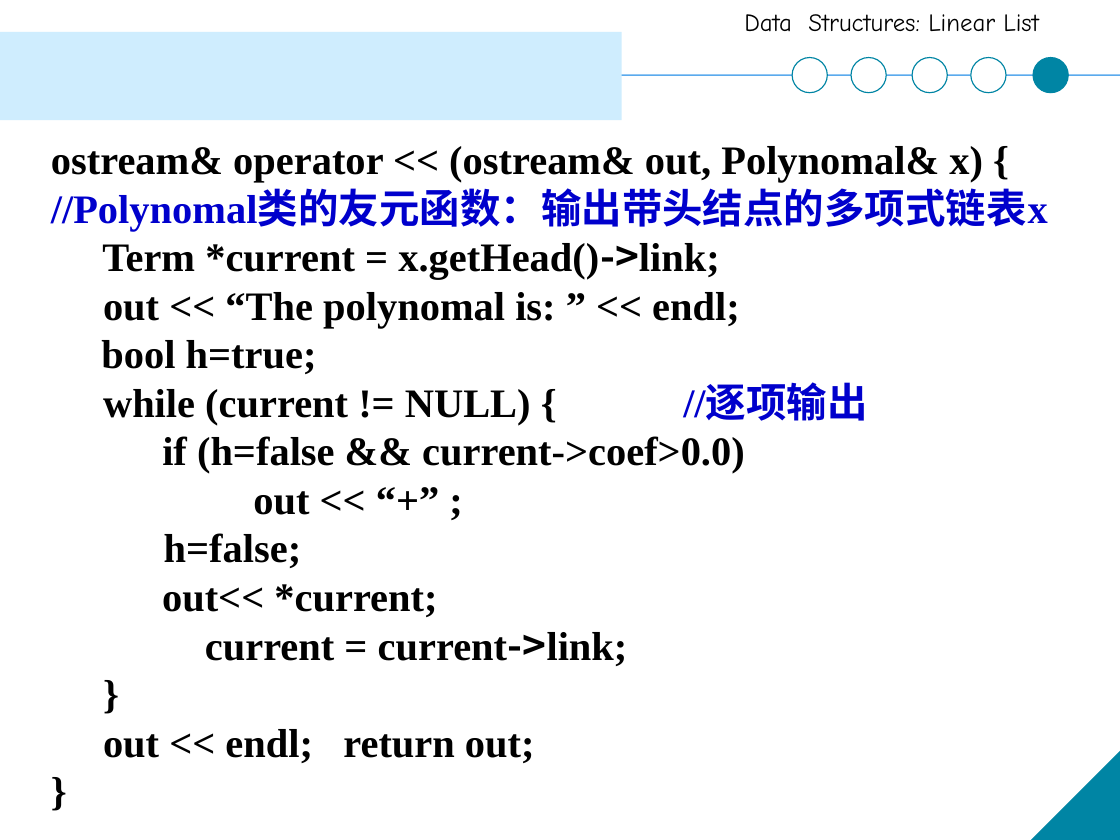
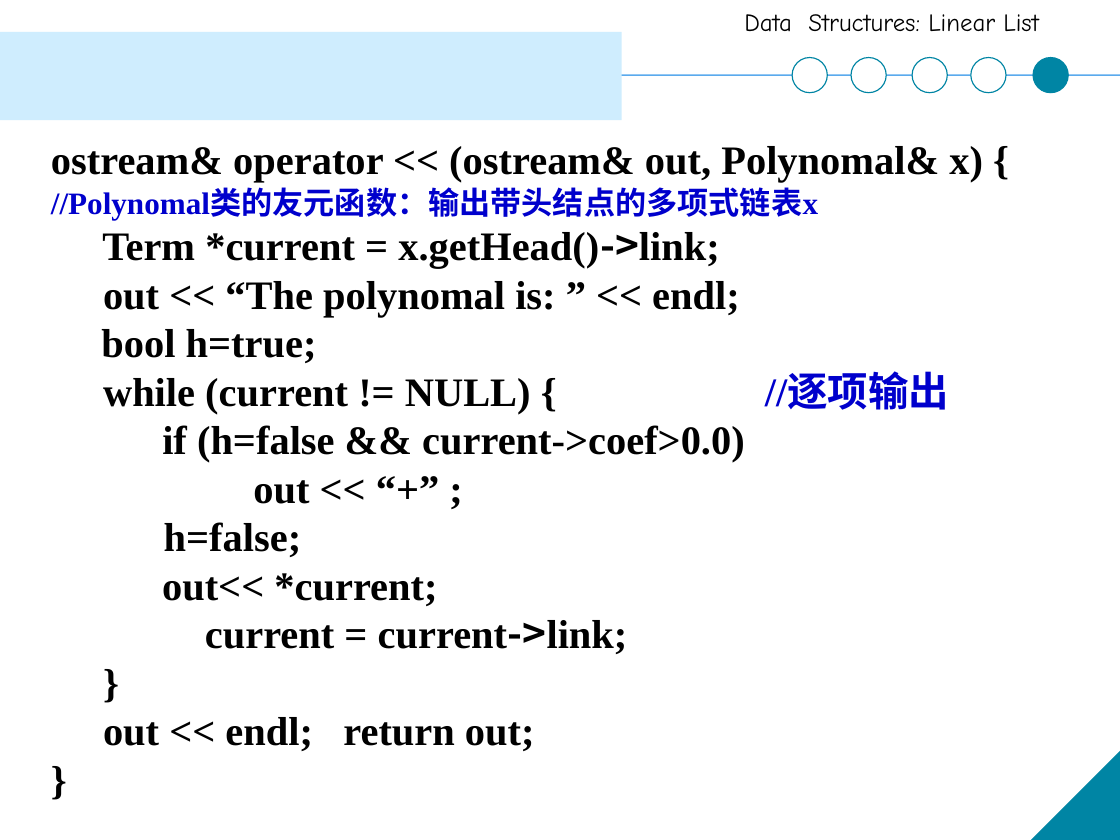
Before and after one commit to XinweiJiang/xinweijiang.github.io, a slide deck: slide 116 of course/ds-a/ds-a-ch2.pptx. Drawn at 1120x840 pixels with LibreOffice and Linux fonts; fonts in the diff are those of the drawing. Boxes give left, top, right and bottom in pixels: in the first picture for what was removed or moved away, otherwise in the second. Text is boxed around its words. In the diff, an @@ line names an element or a change of style, - is before the commit and + after.

```diff
--- a/course/ds-a/ds-a-ch2.pptx
+++ b/course/ds-a/ds-a-ch2.pptx
@@ text at <box>51,189,818,219</box>: size 26 to 20 pt in "//Polynomal类的友元函数：输出带头结点的多项式链表x" @@
```
Also in this commit, not shown: 17 other slides changed.
